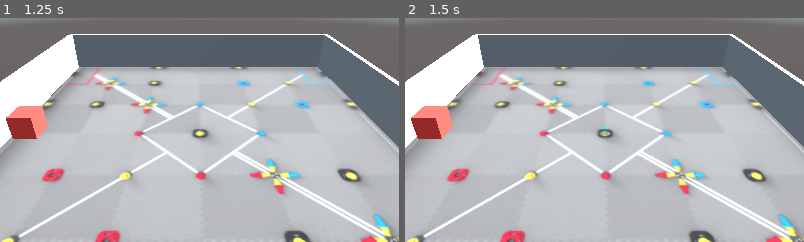
Above: before the commit, frames 1-2 (left to right).
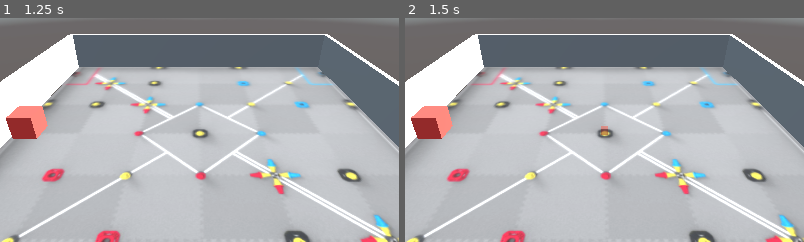
Above: after the commit, the same moments.

Repository: Aud4city-Pr0/AutoTrack---VEX-Auto-Planner
Game: Godot game, scene res://Scenes/VEXField.tscn
Two runs of this game, one before a commit and one after it. Both use one fixed random seed, a clock stepped at 60 frames per second and the inputs below.
Inputs:
- Up to frame 1 (1.25 s): click "Cam" at 0.5 s
- Up to frame 2 (1.5 s): click "Place Points" at 1.25 s
The pictures show only the part of the screen within x 25-75%, y 32-82%; the shares and areas given below are measured in that part.

Frame 1 is identical in both runs. In frame 2, less than 0.1% of the frame differs, in the area x 49-51%, y 48-53%.

Commit message:
added feedback for placement

Diff:
--- a/Scenes/VEXField.tscn
+++ b/Scenes/VEXField.tscn
@@ -7,7 +7,9 @@
 [ext_resource type="PackedScene" uid="uid://bra5yqsehtwm1" path="res://Prefabs/PointObject.tscn" id="4_b03q4"]
 [ext_resource type="PackedScene" uid="uid://deuuvfjkr4jkd" path="res://Prefabs/PhantomObject.tscn" id="5_l8y8q"]
 [ext_resource type="PackedScene" uid="uid://cpww74qudbjpr" path="res://Prefabs/ui.tscn" id="5_ncggb"]
+[ext_resource type="Material" uid="uid://bm6k8miaf4lla" path="res://Textures/UnplaceMaterial.tres" id="6_pu81y"]
 [ext_resource type="Script" uid="uid://47xprjg5ofbd" path="res://Scripts/UI Scripts/UIScript.gd" id="6_ydrv4"]
+[ext_resource type="Material" uid="uid://c6vd5tm14slkd" path="res://Textures/PlaceMaterial.tres" id="7_to7yo"]
 
 [sub_resource type="PlaneMesh" id="PlaneMesh_shakw"]
 
@@ -94,6 +96,8 @@
 point_scene = ExtResource("4_b03q4")
 phantom_scene = ExtResource("5_l8y8q")
 point_parent = NodePath("../PointParent")
+place_material = ExtResource("6_pu81y")
+notplace_material = ExtResource("7_to7yo")
 
 [node name="DirectionalLight3D" type="DirectionalLight3D" parent="." unique_id=1517965212]
 transform = Transform3D(-0.017911794, -0.6931754, 0.7205463, -0.01722607, 0.7207689, 0.6929614, -0.9996911, 0, -0.024850952, 5.5028515, 3.7049367, 0)
--- a/Scripts/PlacementScript.gd
+++ b/Scripts/PlacementScript.gd
@@ -4,6 +4,8 @@
 @export var point_scene: PackedScene
 @export var phantom_scene: PackedScene
 @export var point_parent: Node
+@export var place_material: Material
+@export var notplace_material: Material
 
 # vars
 var phantom = null
@@ -29,12 +31,17 @@
 		ray_collider = result.collider
 		snapped_pos = result.position.snapped(Vector3(0.1, 0.1, 0.1))
 		phantom.global_position = snapped_pos
+	else:
+		ray_collider = null
+
+	if ray_collider and ray_collider.is_in_group("field"):
+		phantom.material_override = place_material
 		can_place = true
 	else:
-		ray_collider = null
+		phantom.material_override = notplace_material
 		can_place = false
 
-	if ray_collider and ray_collider.is_in_group("field"):
+	if ray_collider:
 		if Input.is_action_pressed("PlacePoint") and can_place:
 			var point = point_scene.instantiate()
 			point_parent.add_child(point)
--- /dev/null
+++ b/Textures/PlaceMaterial.tres
@@ -0,0 +1,5 @@
+[gd_resource type="StandardMaterial3D" format=3 uid="uid://c6vd5tm14slkd"]
+
+[resource]
+transparency = 1
+albedo_color = Color(0.8862745, 0.11372549, 0, 0.46666667)
--- /dev/null
+++ b/Textures/UnplaceMaterial.tres
@@ -0,0 +1,5 @@
+[gd_resource type="StandardMaterial3D" format=3 uid="uid://bm6k8miaf4lla"]
+
+[resource]
+transparency = 1
+albedo_color = Color(0.28235295, 0.79607844, 0, 0.46666667)
